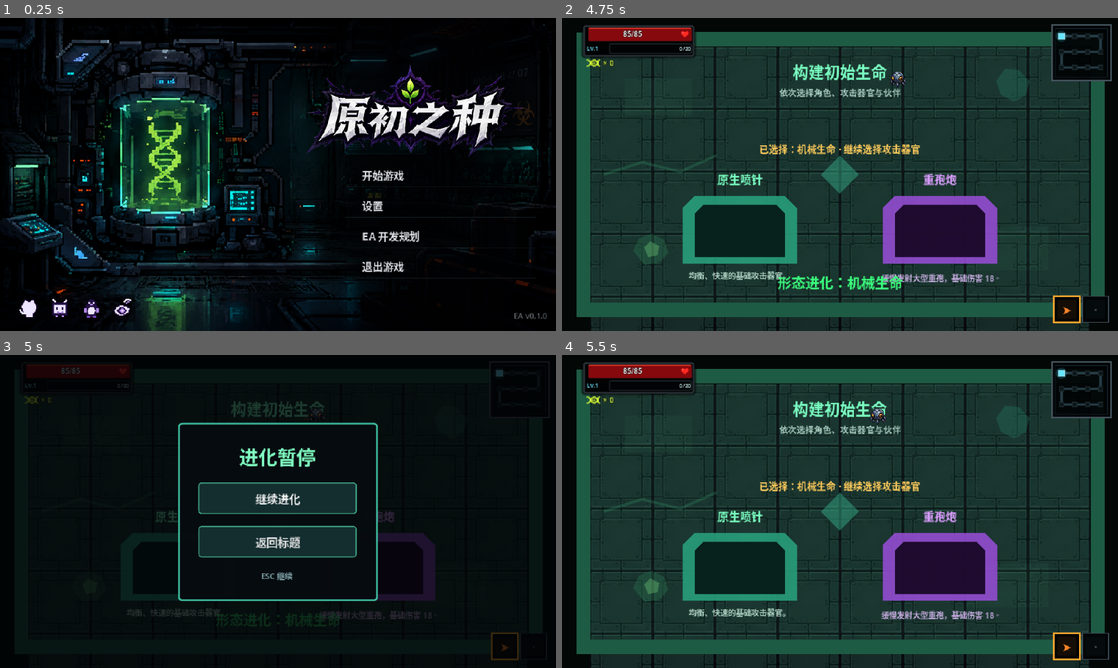
Above: before the commit, frames 1-4 (two rows, left to right).
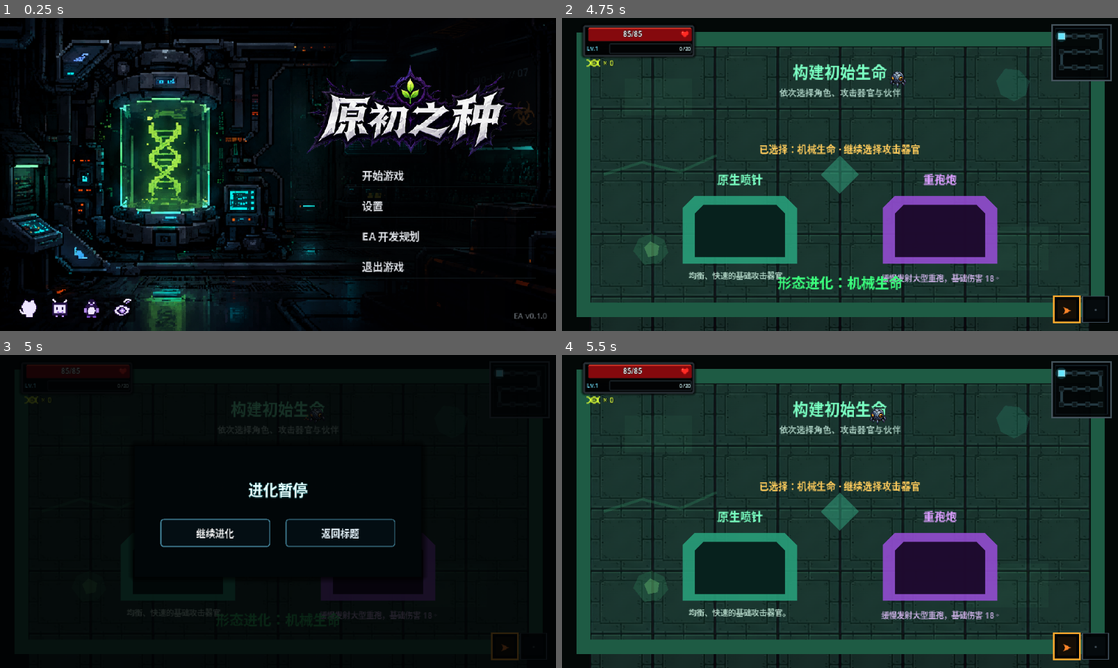
Above: after the commit, the same moments.

Repository: LIJUNCAN1/-Roguelike
Game: Godot game, scene res://scenes/ui/title_screen.tscn
The game is run twice, just before and just after one commit, with the same random seed, the same clock (stepped at 60 frames per second) and the same inputs.
Inputs (mouse positions are in pixels of both pictures, inside the frame that each line leads up to):
- Up to frame 1 (0.25 s): no input
- Up to frame 2 (4.75 s): click "开始游戏" at 0.5 s; tap Enter (ui_accept) at 1.25, 1.52, 2.27, 3.77, 4.52 s; move the mouse to (962, 158) at 1.27 s; press the mouse at (962, 158) at 1.28 s; hold D (move_right) 1.28-2.03 s; move the mouse to (728, 190) at 2.02 s; release the mouse at (728, 190) at 2.03 s; hold S (move_down) 2.03-2.78 s; tap P (damage_test_player) at 2.1 s; move the mouse to (895, 105) at 2.77 s; hold D (move_right) 2.78-3.53 s; hold Space (dash) 2.78-3.53 s; move the mouse to (812, 237) at 3.52 s; hold W (move_up) 3.53-4.28 s; tap N (next_room) at 3.6 s; move the mouse to (1006, 221) at 4.27 s; hold A (move_left) from 4.28 s (still down); hold 1 (reward_choice_1) from 4.28 s (still down)
- Up to frame 3 (5 s): keep holding A (move_left); keep holding 1 (reward_choice_1); tap Escape (pause_game) at 4.9 s
- Up to frame 4 (5.5 s): release A (move_left) at 5 s; release 1 (reward_choice_1) at 5 s; click "继续进化" at 5 s

Frames 1-2 are identical in both runs. In frame 3, 8.3% of the frame differs, in the area x 24-77%, y 21-79%; in frame 4, nothing differs.

Commit message:
feat: restyle in-run pause menu

Diff:
--- a/scenes/ui/pause_menu.tscn
+++ b/scenes/ui/pause_menu.tscn
@@ -1,30 +1,55 @@
-[gd_scene load_steps=4 format=3]
+[gd_scene load_steps=7 format=3]
 
 [ext_resource type="Script" path="res://scripts/ui/pause_menu.gd" id="1_script"]
 
-[sub_resource type="StyleBoxFlat" id="StyleBoxFlat_panel"]
-bg_color = Color(0.025, 0.045, 0.06, 0.98)
-border_width_left = 2
-border_width_top = 2
-border_width_right = 2
-border_width_bottom = 2
-border_color = Color(0.26, 0.78, 0.66, 1)
-corner_radius_top_left = 4
-corner_radius_top_right = 4
-corner_radius_bottom_right = 4
-corner_radius_bottom_left = 4
+[sub_resource type="SystemFont" id="Font_bold"]
+font_names = PackedStringArray("Microsoft YaHei UI", "Noto Sans CJK SC", "Arial")
+font_weight = 700
 
-[sub_resource type="StyleBoxFlat" id="StyleBoxFlat_button"]
-bg_color = Color(0.08, 0.18, 0.19, 1)
+[sub_resource type="StyleBoxFlat" id="Panel"]
+bg_color = Color(0.005, 0.025, 0.032, 0.95)
+shadow_color = Color(0, 0, 0, 0.72)
+shadow_size = 8
+
+[sub_resource type="StyleBoxFlat" id="ButtonNormal"]
+bg_color = Color(0.015, 0.055, 0.075, 0.94)
 border_width_left = 1
 border_width_top = 1
 border_width_right = 1
 border_width_bottom = 1
-border_color = Color(0.28, 0.72, 0.58, 1)
+border_color = Color(0.3, 0.58, 0.68, 0.85)
 corner_radius_top_left = 3
 corner_radius_top_right = 3
 corner_radius_bottom_right = 3
 corner_radius_bottom_left = 3
+
+[sub_resource type="StyleBoxFlat" id="ButtonHover"]
+bg_color = Color(0.008, 0.09, 0.1, 0.96)
+border_width_left = 1
+border_width_top = 1
+border_width_right = 1
+border_width_bottom = 1
+border_color = Color(0.12, 0.9, 0.86, 1)
+corner_radius_top_left = 3
+corner_radius_top_right = 3
+corner_radius_bottom_right = 3
+corner_radius_bottom_left = 3
+shadow_color = Color(0.04, 0.9, 0.75, 0.28)
+shadow_size = 3
+
+[sub_resource type="StyleBoxFlat" id="ContinueHover"]
+bg_color = Color(0.01, 0.19, 0.18, 0.96)
+border_width_left = 1
+border_width_top = 1
+border_width_right = 1
+border_width_bottom = 1
+border_color = Color(0.07, 0.92, 0.82, 1)
+corner_radius_top_left = 3
+corner_radius_top_right = 3
+corner_radius_bottom_right = 3
+corner_radius_bottom_left = 3
+shadow_color = Color(0.04, 0.9, 0.75, 0.34)
+shadow_size = 3
 
 [node name="PauseMenu" type="CanvasLayer"]
 layer = 30
@@ -47,56 +72,66 @@
 grow_horizontal = 2
 grow_vertical = 2
 mouse_filter = 2
-color = Color(0.005, 0.01, 0.018, 0.78)
+color = Color(0.002, 0.008, 0.012, 0.82)
 
 [node name="Panel" type="PanelContainer" parent="Dimmer"]
 layout_mode = 0
-offset_left = 205.0
-offset_top = 78.0
-offset_right = 435.0
-offset_bottom = 282.0
-theme_override_styles/panel = SubResource("StyleBoxFlat_panel")
+offset_left = 155.0
+offset_top = 105.0
+offset_right = 485.0
+offset_bottom = 255.0
+theme_override_styles/panel = SubResource("Panel")
 
 [node name="Margin" type="MarginContainer" parent="Dimmer/Panel"]
 layout_mode = 2
-theme_override_constants/margin_left = 22
-theme_override_constants/margin_top = 20
-theme_override_constants/margin_right = 22
-theme_override_constants/margin_bottom = 20
+theme_override_constants/margin_left = 25
+theme_override_constants/margin_top = 14
+theme_override_constants/margin_right = 25
+theme_override_constants/margin_bottom = 14
 
 [node name="Content" type="VBoxContainer" parent="Dimmer/Panel/Margin"]
 layout_mode = 2
-theme_override_constants/separation = 14
+theme_override_constants/separation = 18
 alignment = 1
 
 [node name="Title" type="Label" parent="Dimmer/Panel/Margin/Content"]
+custom_minimum_size = Vector2(0, 32)
 layout_mode = 2
-theme_override_colors/font_color = Color(0.5, 1, 0.76, 1)
-theme_override_font_sizes/font_size = 22
+theme_override_colors/font_color = Color(0.9, 1, 1, 1)
+theme_override_colors/font_outline_color = Color(0.03, 0.45, 0.48, 0.65)
+theme_override_constants/outline_size = 2
+theme_override_fonts/font = SubResource("Font_bold")
+theme_override_font_sizes/font_size = 17
 text = "进化暂停"
 horizontal_alignment = 1
+vertical_alignment = 1
 
-[node name="ContinueButton" type="Button" parent="Dimmer/Panel/Margin/Content"]
-custom_minimum_size = Vector2(0, 36)
+[node name="Actions" type="HBoxContainer" parent="Dimmer/Panel/Margin/Content"]
+custom_minimum_size = Vector2(0, 32)
 layout_mode = 2
-theme_override_font_sizes/font_size = 13
-theme_override_styles/normal = SubResource("StyleBoxFlat_button")
-theme_override_styles/hover = SubResource("StyleBoxFlat_button")
-theme_override_styles/focus = SubResource("StyleBoxFlat_button")
+theme_override_constants/separation = 18
+alignment = 1
+
+[node name="ContinueButton" type="Button" parent="Dimmer/Panel/Margin/Content/Actions"]
+custom_minimum_size = Vector2(126, 28)
+layout_mode = 2
+theme_override_colors/font_color = Color(0.9, 1, 1, 1)
+theme_override_fonts/font = SubResource("Font_bold")
+theme_override_font_sizes/font_size = 11
+theme_override_styles/normal = SubResource("ButtonNormal")
+theme_override_styles/hover = SubResource("ContinueHover")
+theme_override_styles/pressed = SubResource("ContinueHover")
+theme_override_styles/focus = SubResource("ButtonNormal")
 text = "继续进化"
 
-[node name="TitleButton" type="Button" parent="Dimmer/Panel/Margin/Content"]
-custom_minimum_size = Vector2(0, 36)
+[node name="TitleButton" type="Button" parent="Dimmer/Panel/Margin/Content/Actions"]
+custom_minimum_size = Vector2(126, 28)
 layout_mode = 2
-theme_override_font_sizes/font_size = 13
-theme_override_styles/normal = SubResource("StyleBoxFlat_button")
-theme_override_styles/hover = SubResource("StyleBoxFlat_button")
-theme_override_styles/focus = SubResource("StyleBoxFlat_button")
+theme_override_colors/font_color = Color(0.88, 0.93, 0.96, 1)
+theme_override_fonts/font = SubResource("Font_bold")
+theme_override_font_sizes/font_size = 11
+theme_override_styles/normal = SubResource("ButtonNormal")
+theme_override_styles/hover = SubResource("ButtonHover")
+theme_override_styles/pressed = SubResource("ButtonHover")
+theme_override_styles/focus = SubResource("ButtonNormal")
 text = "返回标题"
-
-[node name="Hint" type="Label" parent="Dimmer/Panel/Margin/Content"]
-layout_mode = 2
-theme_override_colors/font_color = Color(0.5, 0.64, 0.66, 1)
-theme_override_font_sizes/font_size = 9
-text = "ESC 继续"
-horizontal_alignment = 1
--- a/scripts/ui/pause_menu.gd
+++ b/scripts/ui/pause_menu.gd
@@ -9,10 +9,10 @@
 
 @onready var dimmer: Control = $Dimmer
 @onready var continue_button: Button = (
-	$Dimmer/Panel/Margin/Content/ContinueButton
+	$Dimmer/Panel/Margin/Content/Actions/ContinueButton
 )
 @onready var title_button: Button = (
-	$Dimmer/Panel/Margin/Content/TitleButton
+	$Dimmer/Panel/Margin/Content/Actions/TitleButton
 )
 
 
